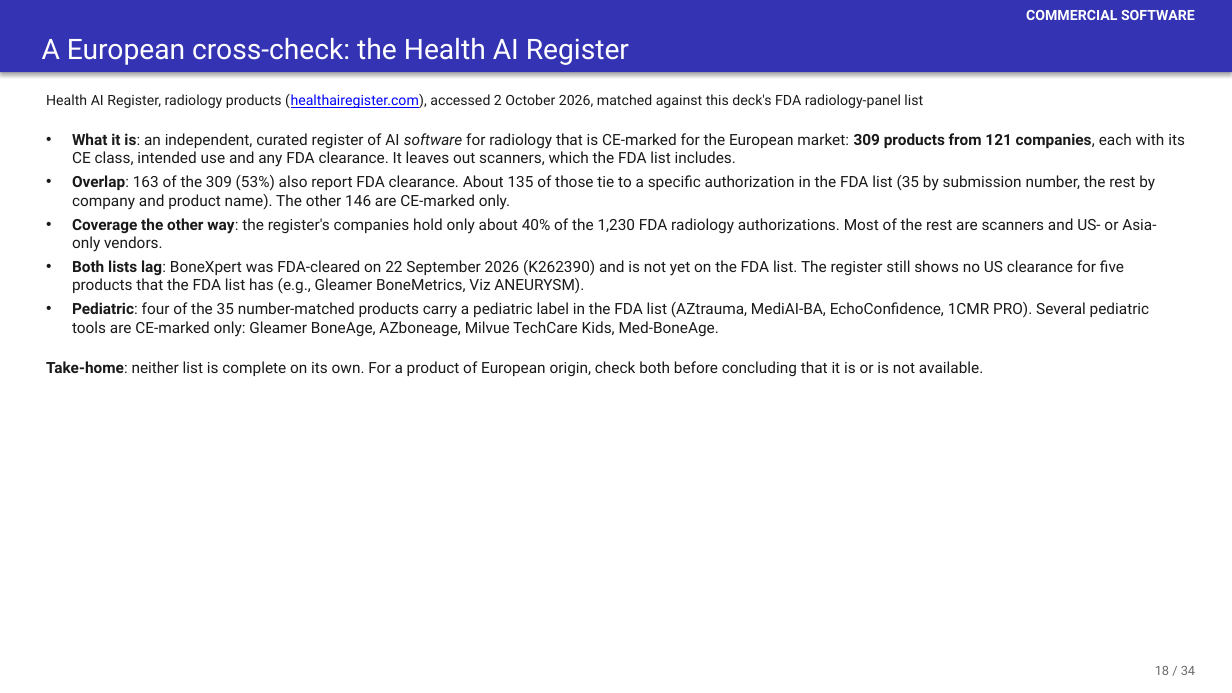
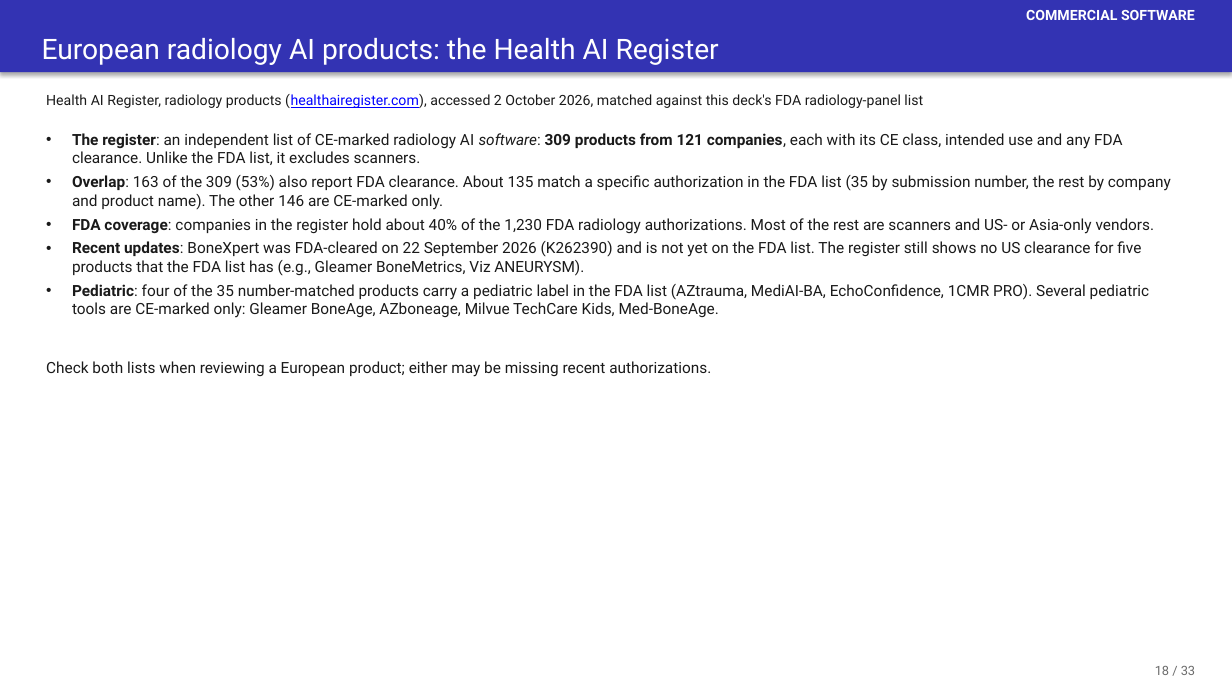
Before and after one commit to josephrich98/pediatric_radiology_ai, a slide deck: slide 45 of slides/pedrad_ai_slides.pptx. Drawn at 1232x693 pixels with LibreOffice and Linux fonts; fonts in the diff are those of the drawing. Boxes give left, top, right and bottom in pixels: in the first picture for what was removed or moved away, otherwise in the second. Text is boxed around its words. In the diff, an @@ line names an element or a change of style, - is before the commit and + after.

```diff
--- a/slides/pedrad_ai_slides.pptx
+++ b/slides/pedrad_ai_slides.pptx
@@ text in rectangle at <box>42,38,719,65</box>: text changed @@
-A European cross-check: the Health AI Register
+European radiology AI products: the Health AI Register
@@ text at <box>72,133,1171,276</box>: text changed @@
-• What it is: an independent, curated register of AI software for radiology that is CE-marked for the European market: 309 products from 121 companies, each with its CE class, intended use and any FDA clearance. It leaves out scanners, which the FDA list includes.
-• Overlap: 163 of the 309 (53%) also report FDA clearance. About 135 of those tie to a specific authorization in the FDA list (35 by submission number, the rest by company and product name). The other 146 are CE-marked only.
-• Coverage the other way: the register's companies hold only about 40% of the 1,230 FDA radiology authorizations. Most of the rest are scanners and US- or Asia-only vendors.
-• Both lists lag: BoneXpert was FDA-cleared on 22 September 2026 (K262390) and is not yet on the FDA list. The register still shows no US clearance for five products that the FDA list has (e.g., Gleamer BoneMetrics, Viz ANEURYSM).
+• The register: an independent list of CE-marked radiology AI software: 309 products from 121 companies, each with its CE class, intended use and any FDA clearance. Unlike the FDA list, it excludes scanners.
+• Overlap: 163 of the 309 (53%) also report FDA clearance. About 135 match a specific authorization in the FDA list (35 by submission number, the rest by company and product name). The other 146 are CE-marked only.
+• FDA coverage: companies in the register hold about 40% of the 1,230 FDA radiology authorizations. Most of the rest are scanners and US- or Asia-only vendors.
+• Recent updates: BoneXpert was FDA-cleared on 22 September 2026 (K262390) and is not yet on the FDA list. The register still shows no US clearance for five products that the FDA list has (e.g., Gleamer BoneMetrics, Viz ANEURYSM).
@@ text at <box>46,361,711,377</box>: text changed @@
-Take-home: neither list is complete on its own. For a product of European origin, check both before concluding that it is or is not available.
+Check both lists when reviewing a European product; either may be missing recent authorizations.
@@ text at <box>1155,666,1195,675</box>: text changed @@
-18 / 34
+18 / 33
```
Also in this commit, not shown: 37 other slides changed, 2 slides added, 1 slide removed, 3 other files.
